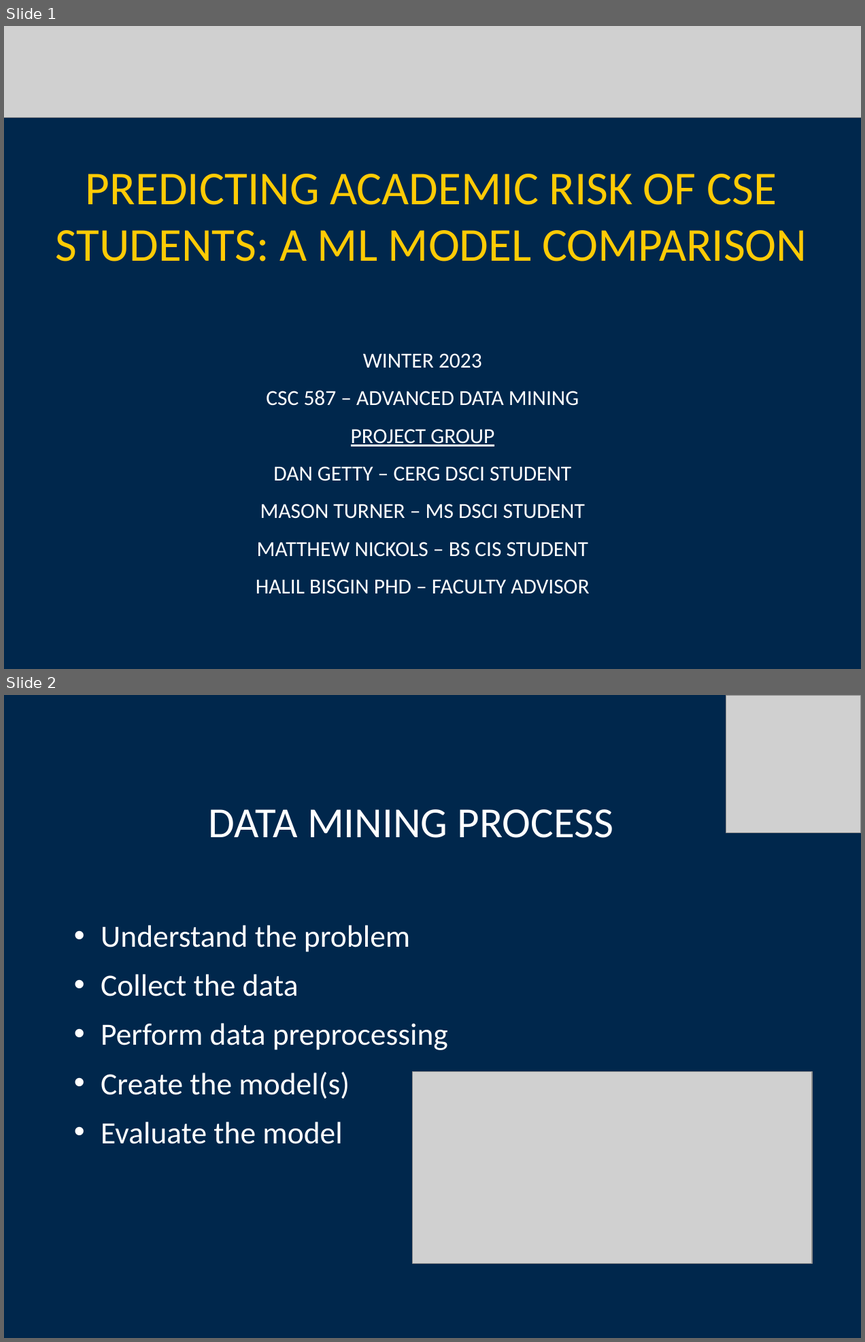
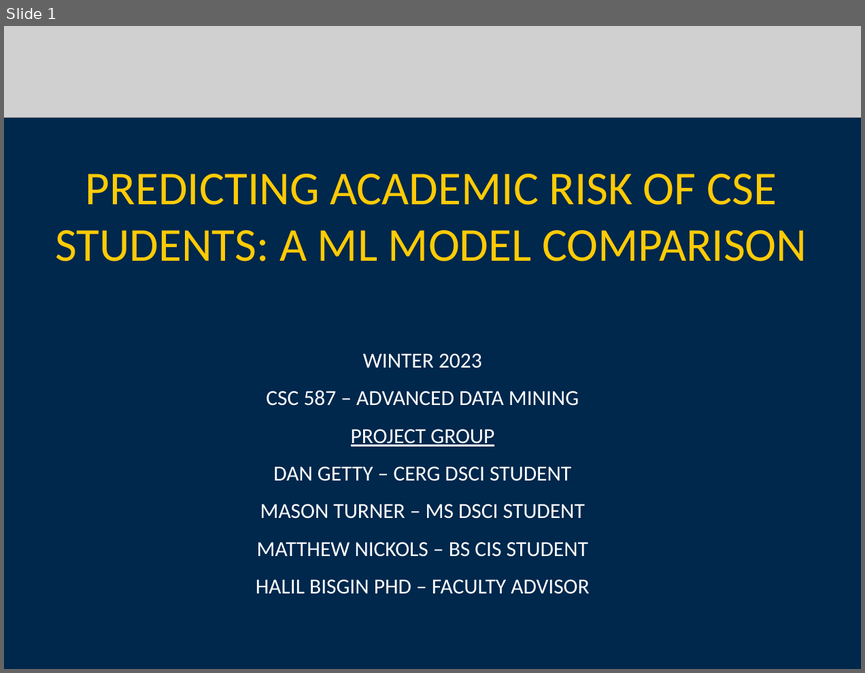
Before and after one commit to tastslikchkn/MI-AIR, a slide deck: Milestone_2/CSC587_2024_OnlineCSESTudentSuccessInd_052824.pptx. Shown one above the other, each under a label of ours: slides 1 and 2 before the commit, slide 1 after it. The pictures are 865x1342 and 865x673 pixels, drawn with LibreOffice and Linux fonts; fonts in the diff are those of the drawing; grey boxes stand for pictures; background and template pictures are left out. Boxes give left, top, right and bottom in pixels: in the first picture for what was removed or moved away, otherwise in the second. Text is boxed around its words. In the diff, an @@ line names an element or a change of style, - is before the commit and + after.

```diff
--- a/Milestone_2/CSC587_2024_OnlineCSESTudentSuccessInd_052824.pptx
+++ b/Milestone_2/CSC587_2024_OnlineCSESTudentSuccessInd_052824.pptx
@@ slide 2 removed at bbox=[4, 695, 861, 1338], background picture (left out) @@
@@ picture removed at bbox=[725, 695, 861, 833] @@
@@ title removed at bbox=[208, 809, 613, 838] @@
-DATA MINING PROCESS
@@ text removed at bbox=[101, 925, 448, 1144] @@
-  • Understand the problem
-  • Collect the data
-  • Perform data preprocessing
-  • Create the model(s)
-  • Evaluate the model
@@ picture removed at bbox=[413, 1071, 812, 1263] @@
```
Also in this commit, not shown: 6 slides changed, 5 slides added, 4 other slides removed.
